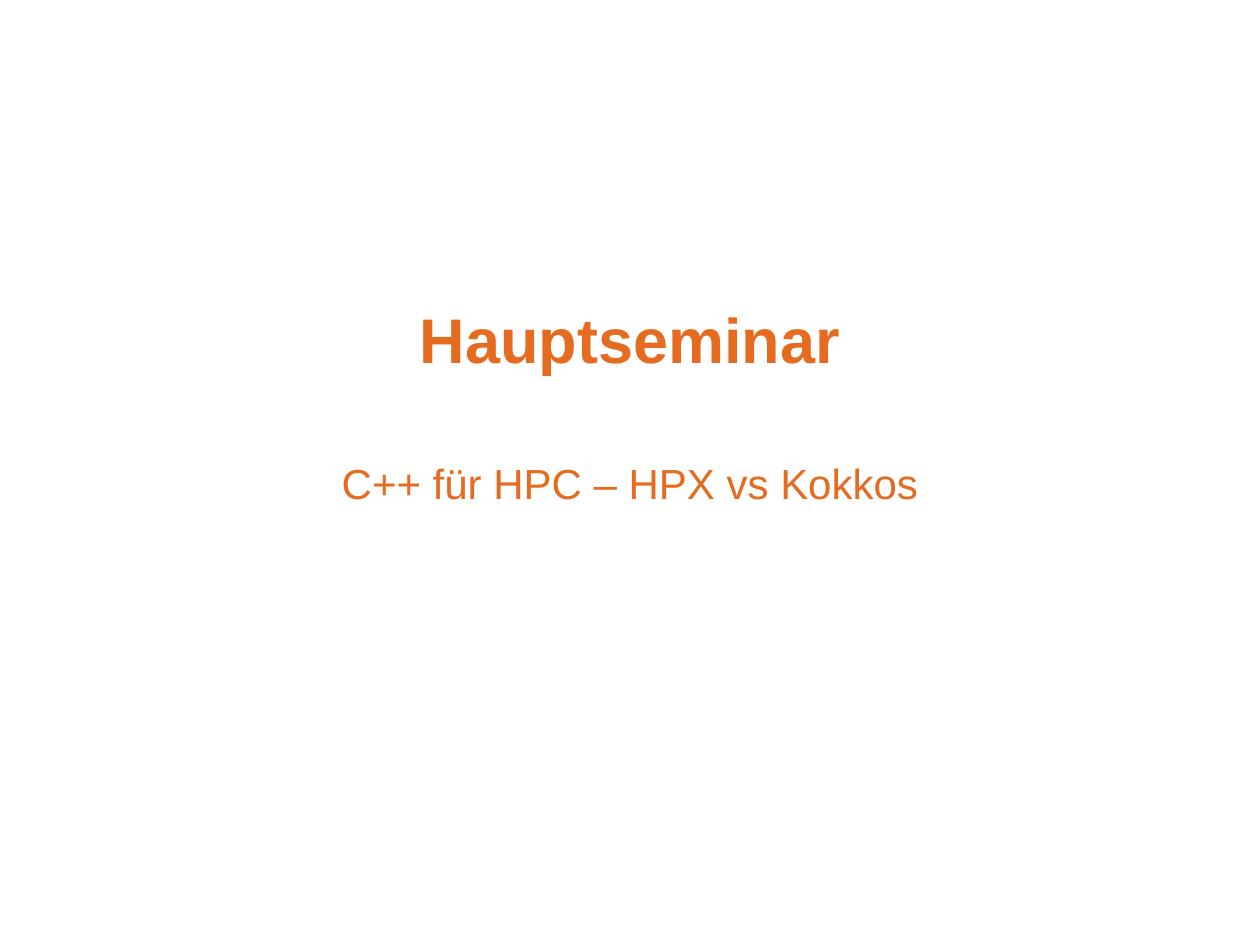
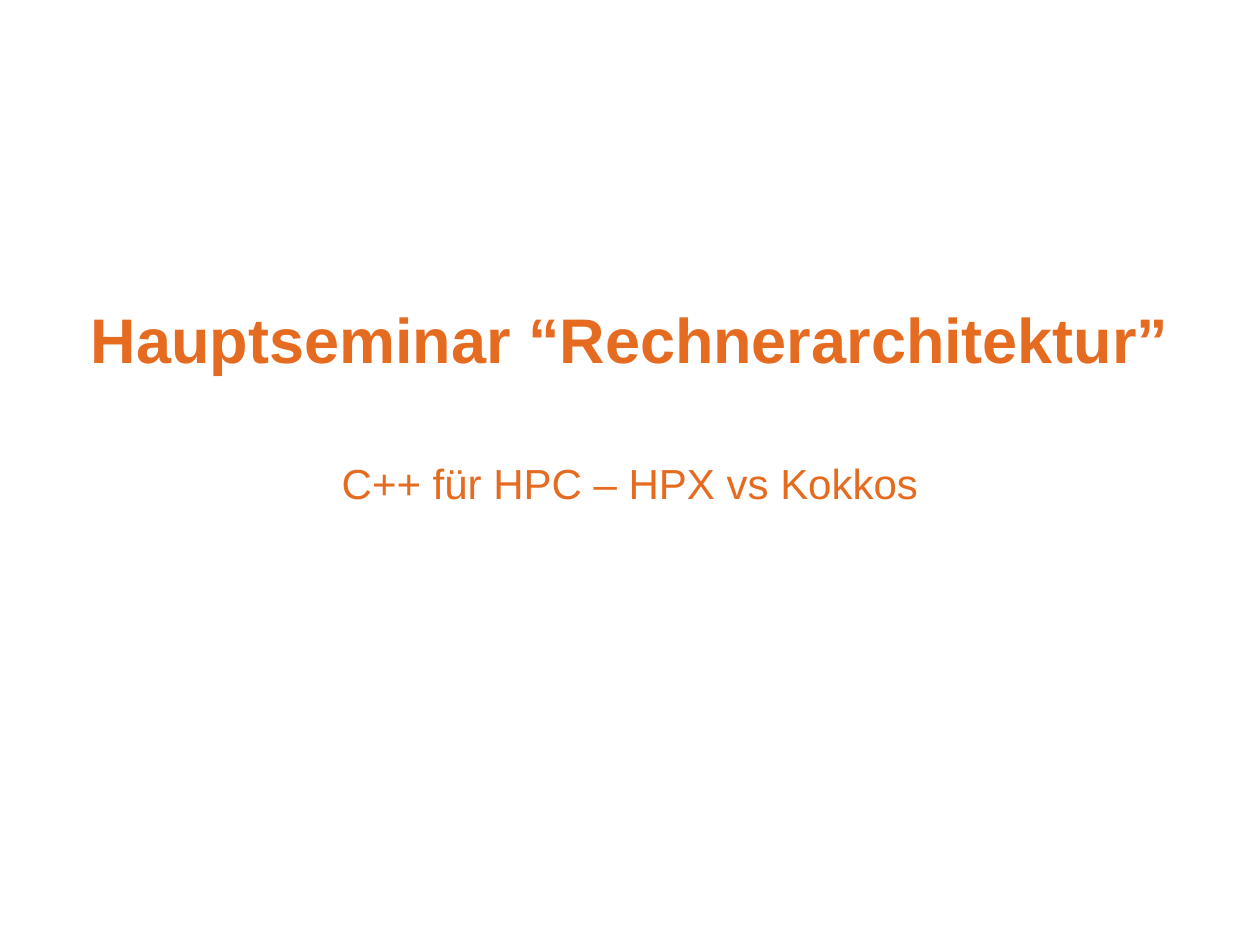
Before and after one commit to Setahero/HPC_Kokkos_HS, a slide deck: slide 1 of Hauptseminar HPC.pptx. Drawn at 1260x945 pixels with LibreOffice and Linux fonts; fonts in the diff are those of the drawing; background and template pictures are left out. Boxes give left, top, right and bottom in pixels: in the first picture for what was removed or moved away, otherwise in the second. Text is boxed around its words. In the diff, an @@ line names an element or a change of style, - is before the commit and + after.

```diff
--- a/Hauptseminar HPC.pptx
+++ b/Hauptseminar HPC.pptx
@@ title at (x1=91, y1=317, x2=1168, y2=375): text changed @@
-Hauptseminar
+Hauptseminar “Rechnerarchitektur”
```
Also in this commit, not shown: 9 other slides changed, 3 slides added, 1 slide removed.
